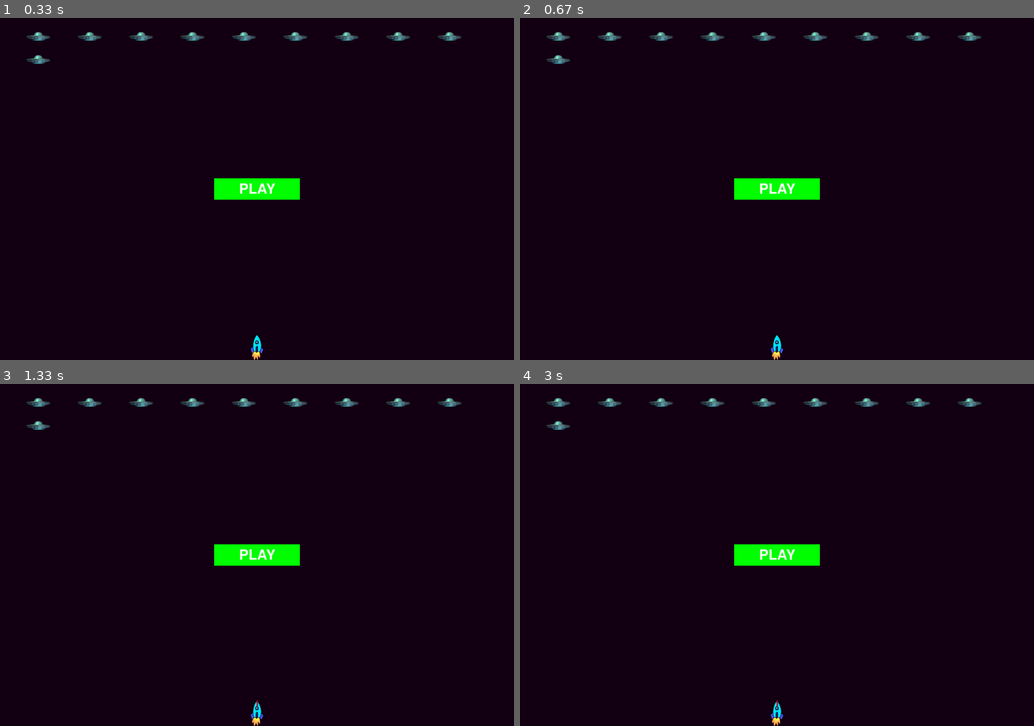
Above: before the commit, frames 1-4 (two rows, left to right).
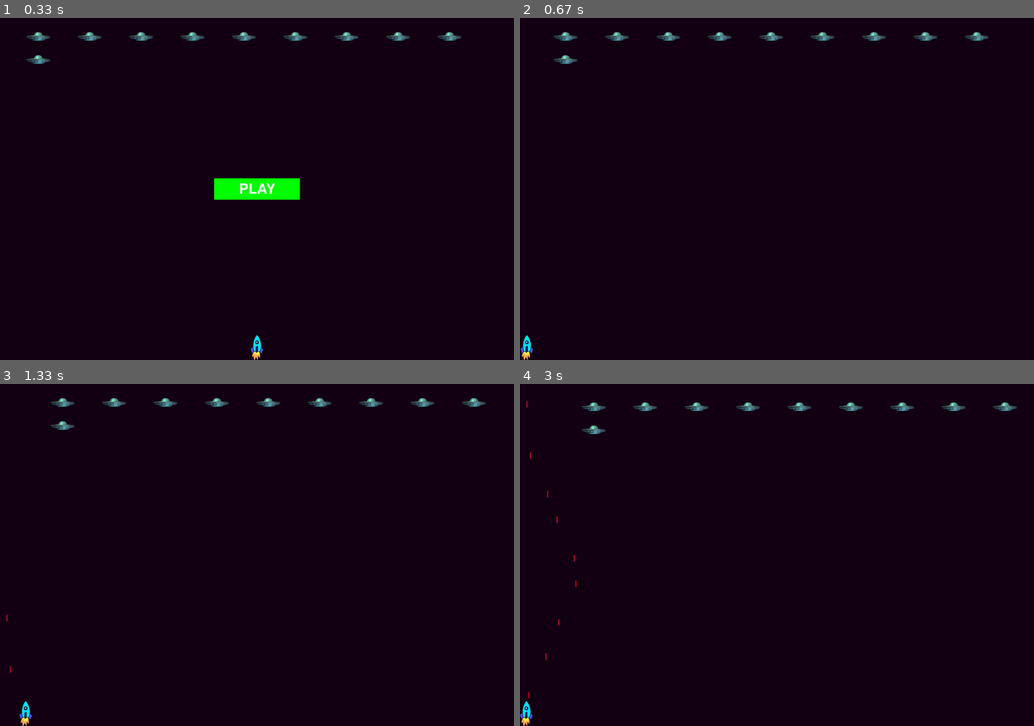
Above: after the commit, the same moments.

Repository: ArtemChemist/PyGame_Test
Game: pygame game, started from alien_invasion.py
Same seed, same stepped clock (60 frames per second), same inputs: the game is played once before the commit and once after it.
Inputs:
- Up to frame 1 (0.33 s): no input
- Up to frame 2 (0.67 s): click "PLAY" at 0.38 s
- Up to frame 3 (1.33 s): tap Space at 0.67, 1.07 s; hold Right from 1 s (still down)
- Up to frame 4 (3 s): tap Space at 1.37, 1.57, 1.87, 2.07, 2.37, 2.63, 2.93 s; release Right at 1.47 s; hold Right 1.5-1.97 s; hold Left 2-2.53 s; hold Left 2.57-2.97 s

Frame 1 is identical in both runs. In frame 2, 2.3% of the frame differs, in the area x 0-92%, y 4-100%; in frame 3, 2.7%; in frame 4, 2.8%, in the area x 0-97%, y 4-100%.

Commit message:
Button clickable

Diff:
--- a/alien_invasion.py
+++ b/alien_invasion.py
@@ -39,7 +39,7 @@
     #Start the main loop
     while True:
         #Every turn of the main cycle
-        gf.check_events(ai_set, screen, ship, bullets)  #Listen to keyboard/mouse events
+        gf.check_events(ai_set, stats, screen, ship, bullets, buttonPlay)  #Listen to keyboard/mouse events
         if stats.active:
             ship.update()                                   #Update ship position on te screen
             gf.update_bullets(ai_set, screen, bullets, aliens)
--- a/game_functions.py
+++ b/game_functions.py
@@ -6,7 +6,7 @@
 from alien import Alien
 from time import sleep
 
-def check_events(ai_set, screen, ship, bullets):
+def check_events(ai_set, stats, screen, ship, bullets, buttonPlay):
     """
     Respond to keyboard and mouse
     Returns
@@ -21,6 +21,13 @@
             handle_key_down(ai_set, screen, event, ship, bullets)
         elif event.type == pygame.KEYUP:
             handle_key_up(event, ship)
+        elif event.type == pygame.MOUSEBUTTONDOWN:
+            mouse_x, mouse_y = pygame.mouse.get_pos()
+            check_play_button(stats, buttonPlay, mouse_x, mouse_y )
+
+def check_play_button(stats, buttonPlay, mouse_x=0, mouse_y=0):
+    if buttonPlay.rect.collidepoint(mouse_x, mouse_y):
+        stats.active = True
 
 def handle_key_down(ai_set, screen, event_to_handle,ship, bullets):
 
